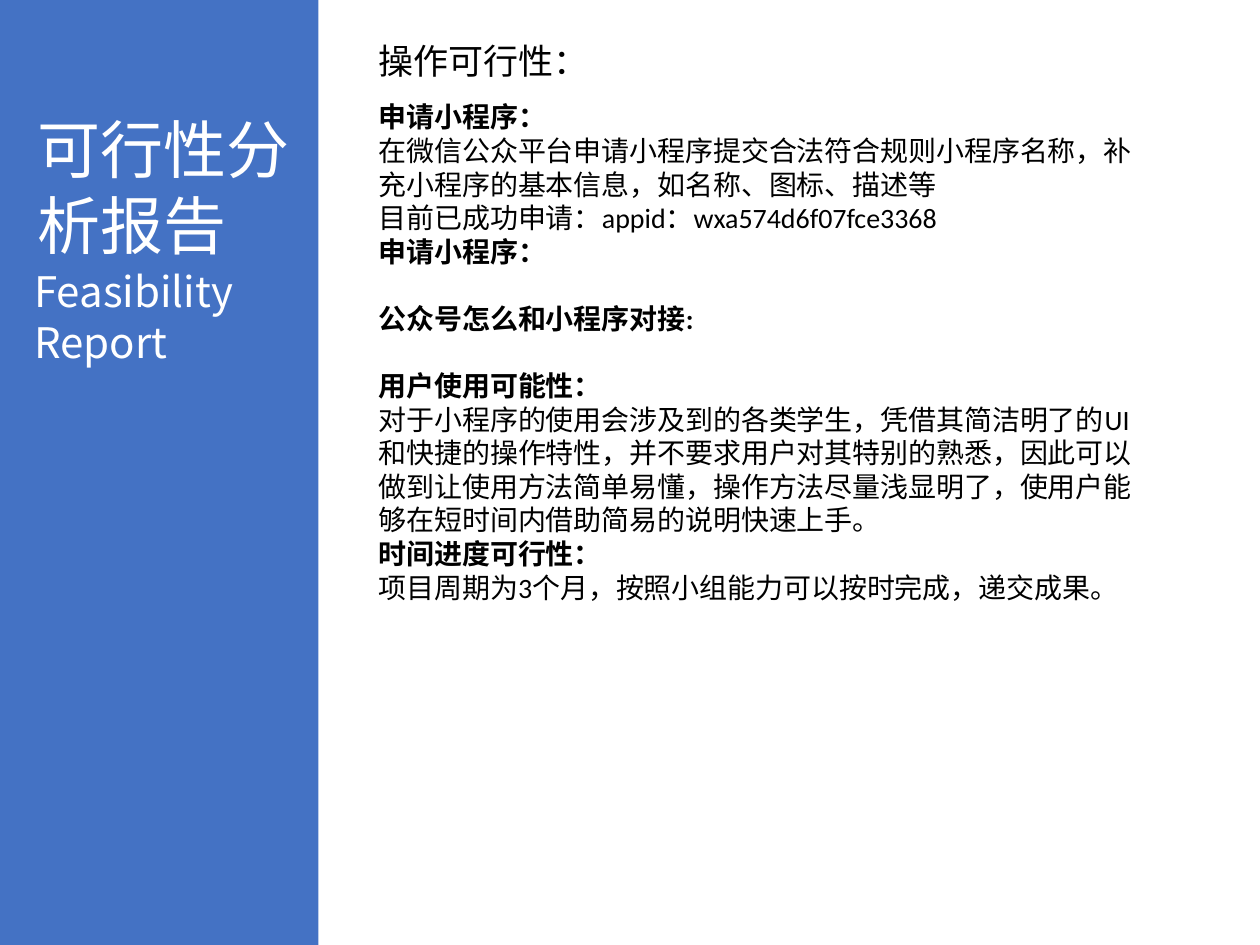
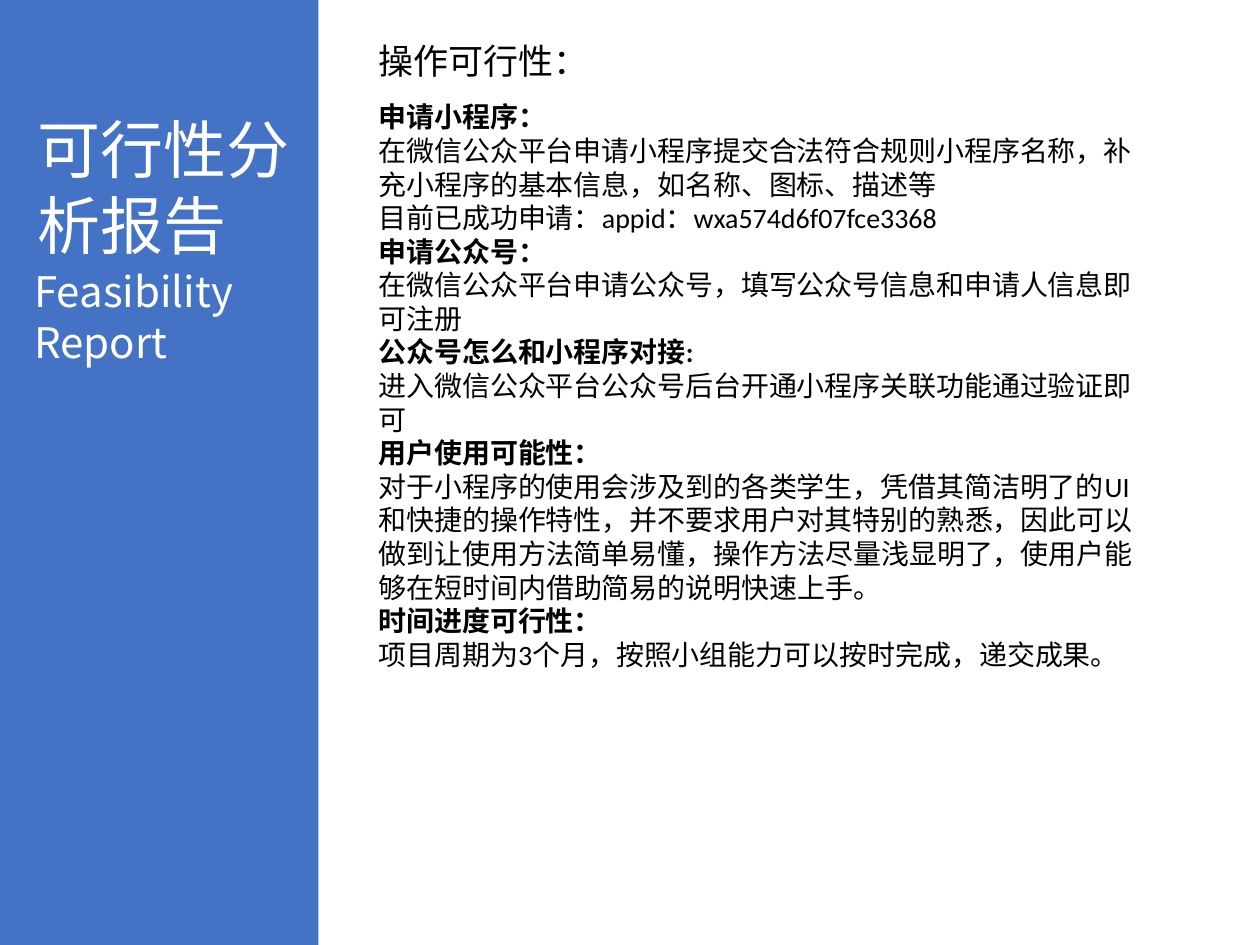
Before and after one commit to Syclifer/SE2019--G25, a slide deck: slide 13 of SE2019春-G25-项目计划2.0.pptx. Drawn at 1260x945 pixels with LibreOffice and Linux fonts; fonts in the diff are those of the drawing. Boxes give left, top, right and bottom in pixels: in the first picture for what was removed or moved away, otherwise in the second. Text is boxed around its words. In the diff, an @@ line names an element or a change of style, - is before the commit and + after.

```diff
--- a/SE2019春-G25-项目计划2.0.pptx
+++ b/SE2019春-G25-项目计划2.0.pptx
@@ text at <box>379,238,1132,332</box>: text changed; bold off @@
-申请小程序：
+申请公众号：
+在微信公众平台申请公众号，填写公众号信息和申请人信息即可注册
@@ text at <box>379,372,1132,433</box>: paragraph added @@
+进入微信公众平台公众号后台开通小程序关联功能通过验证即可
```
Also in this commit, not shown: 4 other slides changed.
